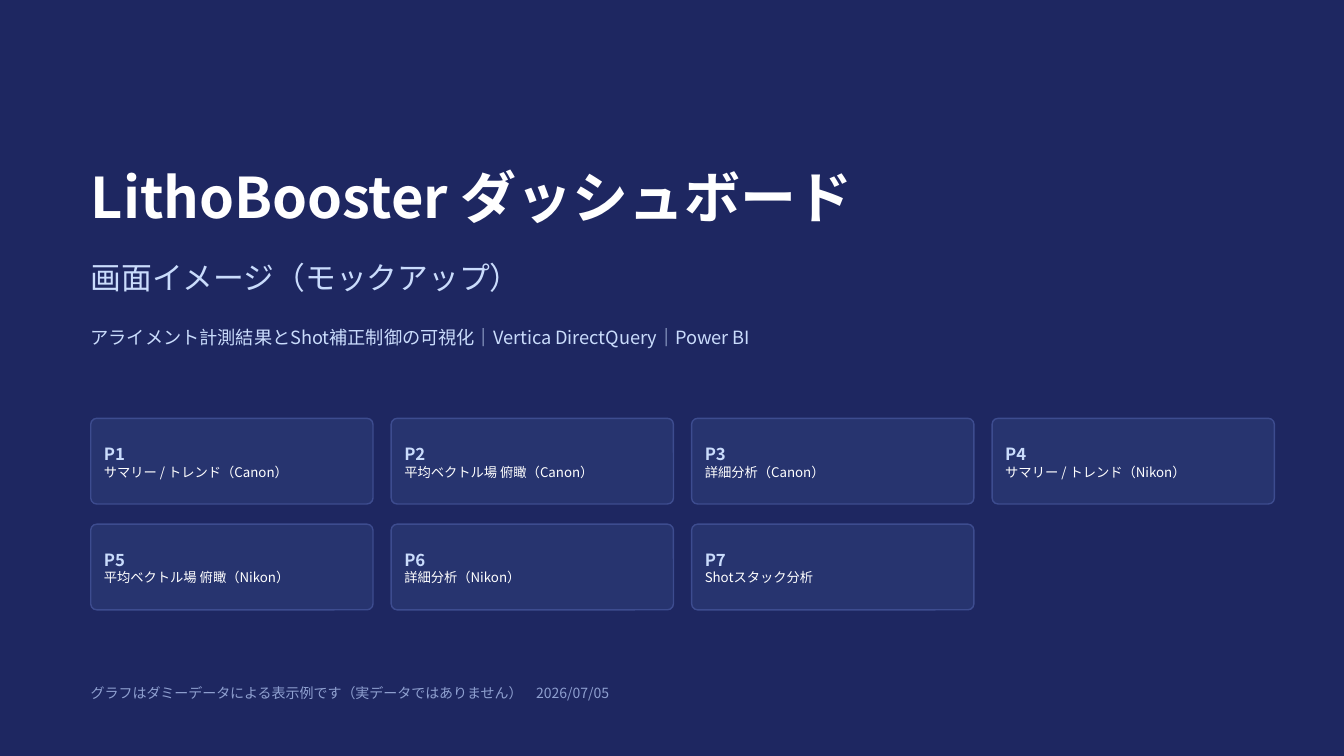
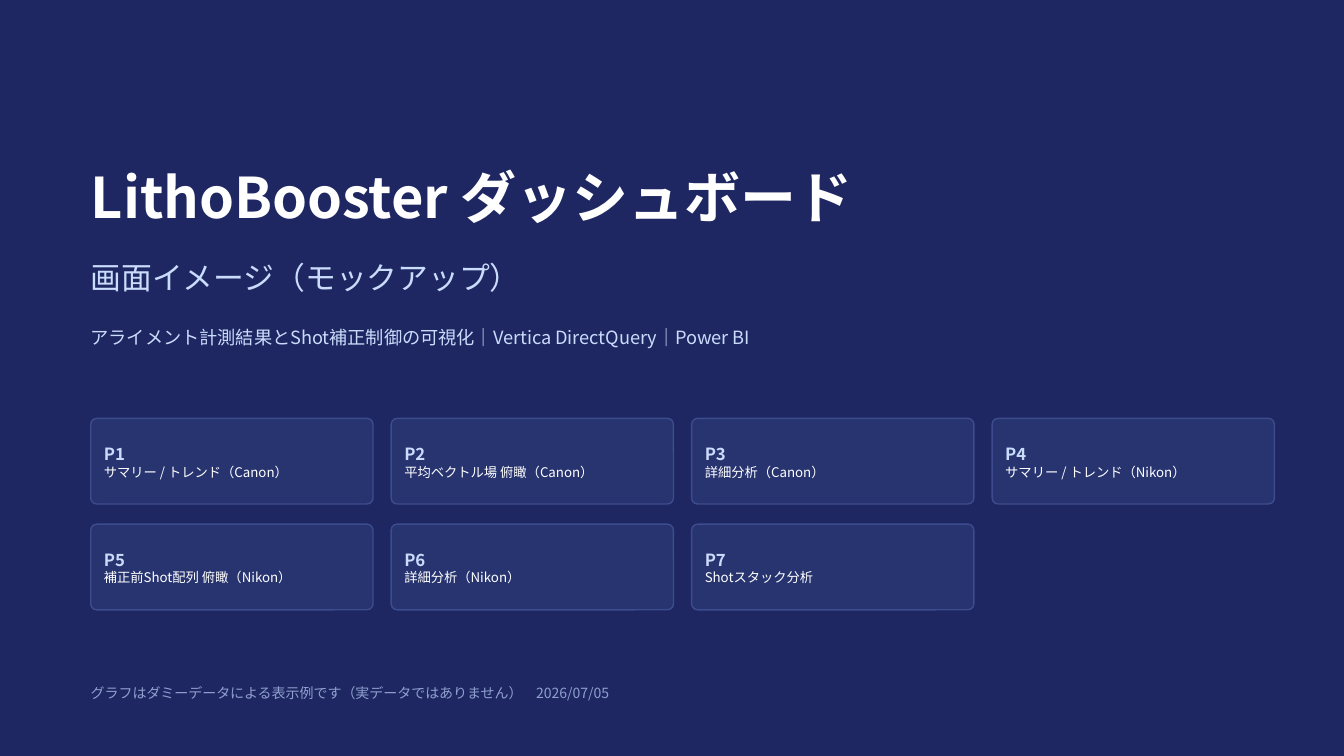
Before and after one commit to rsakamoto-0824/PowerBI_LithoBooster_DashBoard, a slide deck: slide 1 of dashboard_mockup.pptx. Drawn at 1344x756 pixels with LibreOffice and Linux fonts; fonts in the diff are those of the drawing. Boxes give left, top, right and bottom in pixels: in the first picture for what was removed or moved away, otherwise in the second. Text is boxed around its words. In the diff, an @@ line names an element or a change of style, - is before the commit and + after.

```diff
--- a/dashboard_mockup.pptx
+++ b/dashboard_mockup.pptx
@@ text at <box>104,553,292,583</box>: text changed @@
-P5
-平均ベクトル場 俯瞰（Nikon）
+P5
+補正前Shot配列 俯瞰（Nikon）
```
Also in this commit, not shown: 7 other slides changed, 4 other files.
